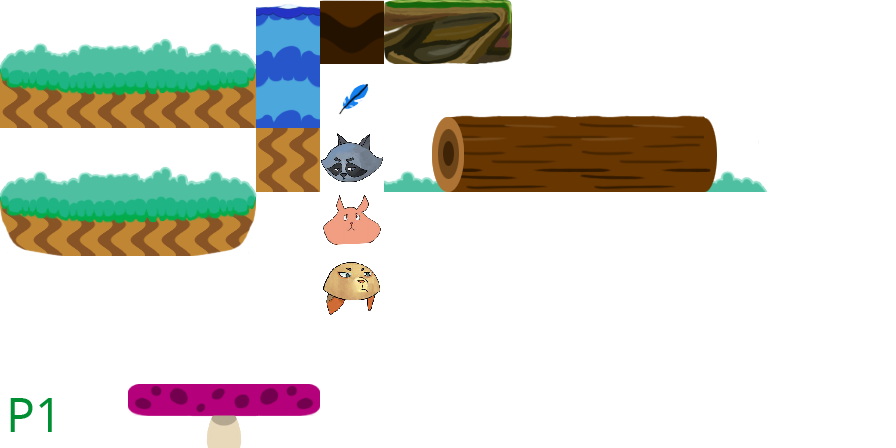
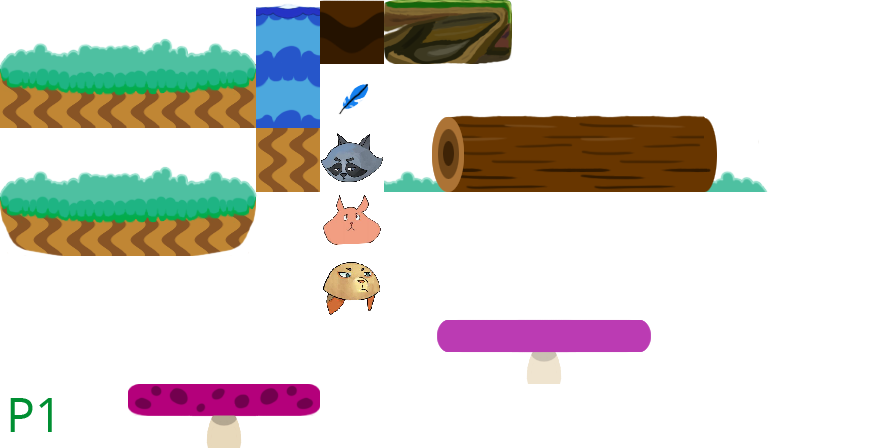
Two versions of the same layered image (896×448). Layer-by-layer changes:
added layer "Calque 8" above "Calque 1 copie" over (x1=437, y1=319, x2=651, y2=353)
added layer "Calque 1 copie" (70%) above "Calque 1" over (x1=448, y1=320, x2=640, y2=384)
